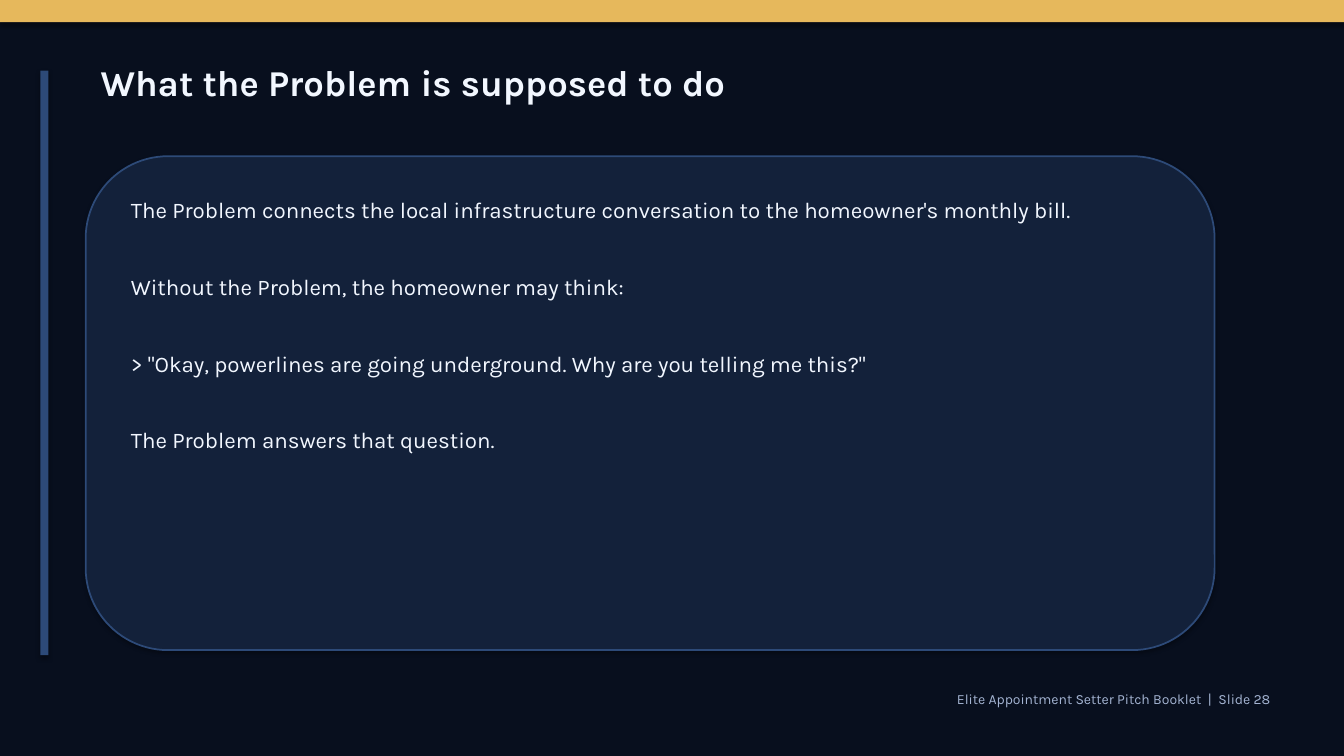
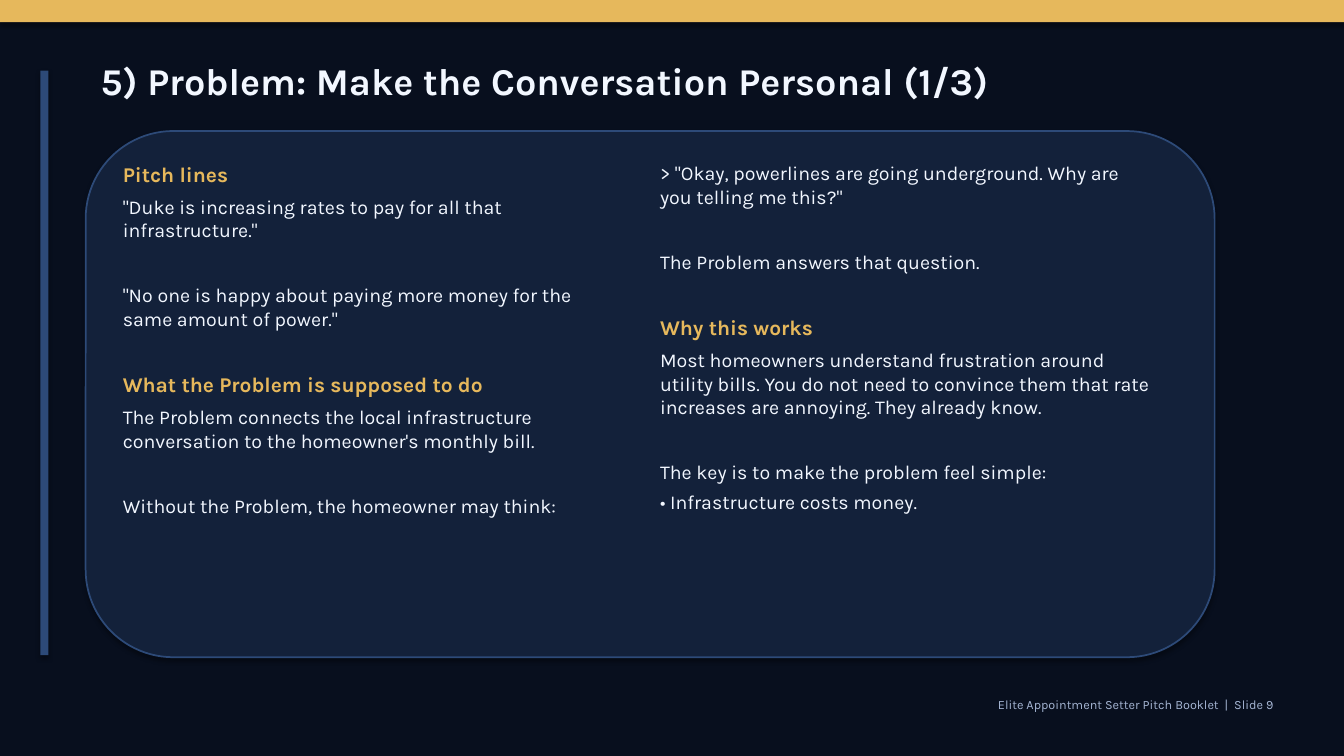
Before and after one commit to rvargas112902-ship-it/Solar-project, a slide deck: slide 9 of deliverables/APPOINTMENT_SETTER_HANDBOOK_ELITE_DECK.pptx (slide 28 before the commit). Drawn at 1344x756 pixels with LibreOffice and Linux fonts; fonts in the diff are those of the drawing. Boxes give left, top, right and bottom in pixels: in the first picture for what was removed or moved away, otherwise in the second. Text is boxed around its words. In the diff, an @@ line names an element or a change of style, - is before the commit and + after.

```diff
--- a/deliverables/APPOINTMENT_SETTER_HANDBOOK_ELITE_DECK.pptx
+++ b/deliverables/APPOINTMENT_SETTER_HANDBOOK_ELITE_DECK.pptx
@@ text at (x1=101, y1=66, x2=988, y2=100): text changed; size 26 to 27 pt @@
-What the Problem is supposed to do
+5) Problem: Make the Conversation Personal (1/3)
@@ rounded rectangle resized from (x1=86, y1=156, x2=1215, y2=650) to (x1=86, y1=131, x2=1215, y2=657) @@
@@ text "Pitch lines" moved from (x1=131, y1=202, x2=1070, y2=454) to (x1=123, y1=167, x2=571, y2=518) @@
@@ text at (x1=123, y1=167, x2=571, y2=397): paragraphs added @@
+Pitch lines
+"Duke is increasing rates to pay for all that infrastructure."
+"No one is happy about paying more money for the same amount of power."
+What the Problem is supposed to do
@@ text added at (x1=660, y1=166, x2=1149, y2=514), 14 pt, text #F2F7FF @@
+> "Okay, powerlines are going underground. Why are you telling me this?"
+The Problem answers that question.
+Why this works
+Most homeowners understand frustration around utility bills. You do not need to convince them that rate increases are annoying. They already know.
+The key is to make the problem feel simple:
+• Infrastructure costs money.
@@ text at (x1=131, y1=356, x2=866, y2=454): paragraphs removed @@
-> "Okay, powerlines are going underground. Why are you telling me this?"
-The Problem answers that question.
@@ text at (x1=123, y1=410, x2=556, y2=518): size 16 to 14 pt in "The Problem connects the local infrastructure conversation ...", "Without the Problem, the homeowner may think:"; less space between paragraphs @@
@@ text at (x1=998, y1=700, x2=1273, y2=712): text changed; size 10 to 9 pt @@
-Elite Appointment Setter Pitch Booklet | Slide 28
+Elite Appointment Setter Pitch Booklet | Slide 9
```
Also in this commit, not shown: 78 other slides changed, 58 slides removed.
